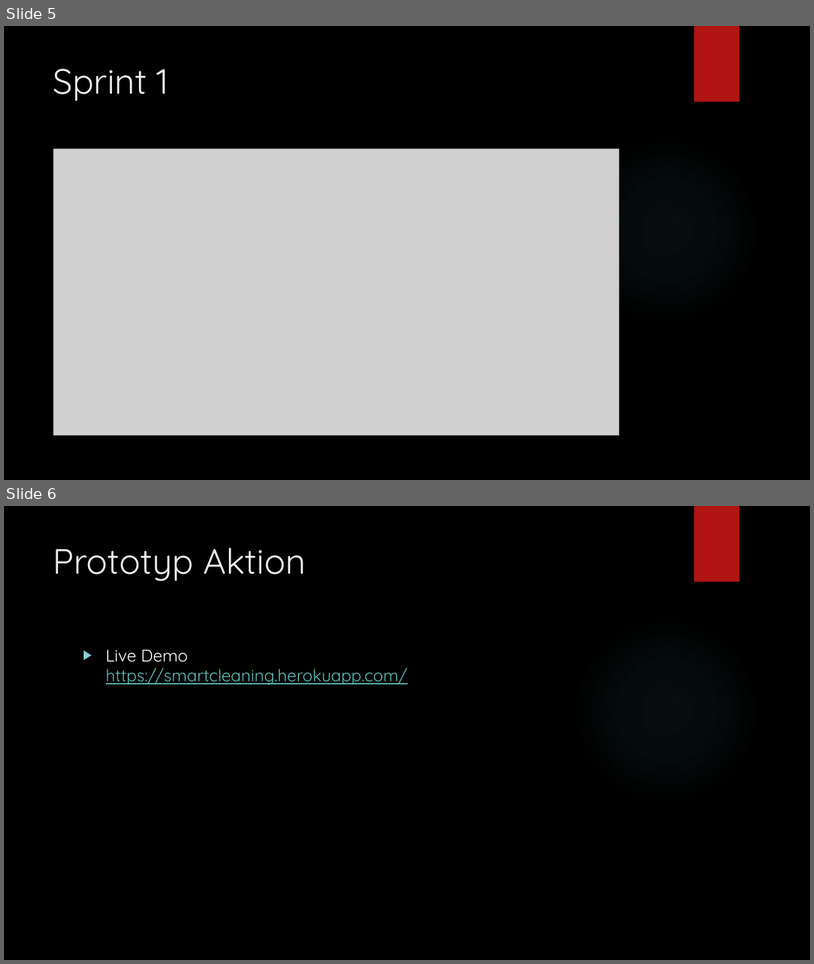
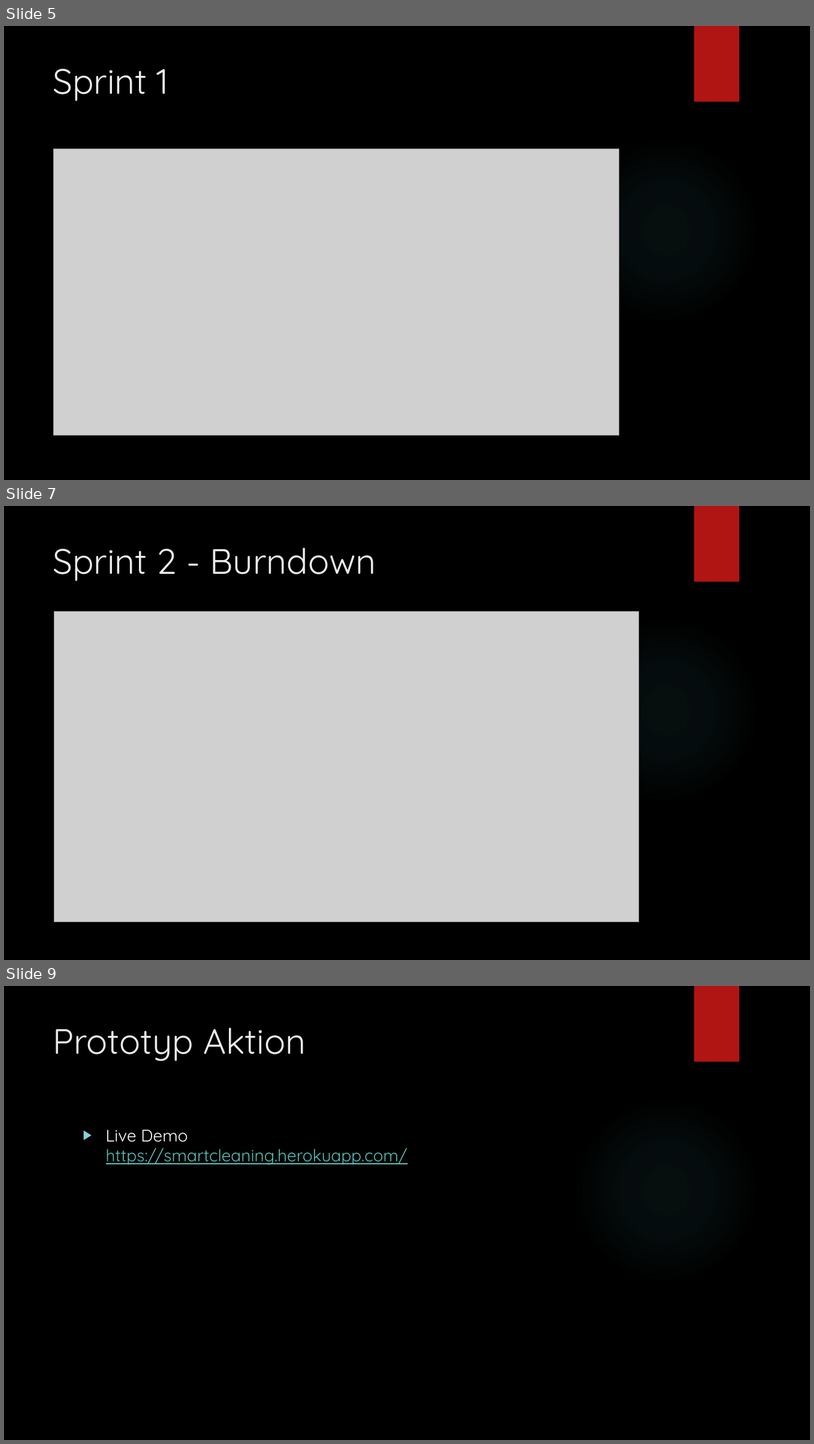
Before and after one commit to Chicharitogoal/Agile-Bitches-in-da-house, a slide deck: Smartcleaning.pptx. Shown one above the other, each under a label of ours: slides 5 and 6 before the commit, slides 5, 7 and 9 after it; the slides between them are not shown. The pictures are 814x964 and 814x1444 pixels, drawn with LibreOffice and Linux fonts; fonts in the diff are those of the drawing; grey boxes stand for pictures; background and template pictures are left out. Boxes give left, top, right and bottom in pixels: in the first picture for what was removed or moved away, otherwise in the second. Text is boxed around its words. In the diff, an @@ line names an element or a change of style, - is before the commit and + after.

```diff
--- a/Smartcleaning.pptx
+++ b/Smartcleaning.pptx
@@ slide 7 added at box(4, 506, 810, 960), background picture (left out); not listed: 2 template elements that a slide beside it also shows @@
@@ title added at box(53, 547, 376, 581), 42 pt, text #EBEBEB @@
+Sprint 2 - Burndown
@@ picture added at box(54, 611, 639, 922) @@
@@ what was slide 6 is now slide 9 @@
```
Also in this commit, not shown: 2 other slides added, 10 other files.
